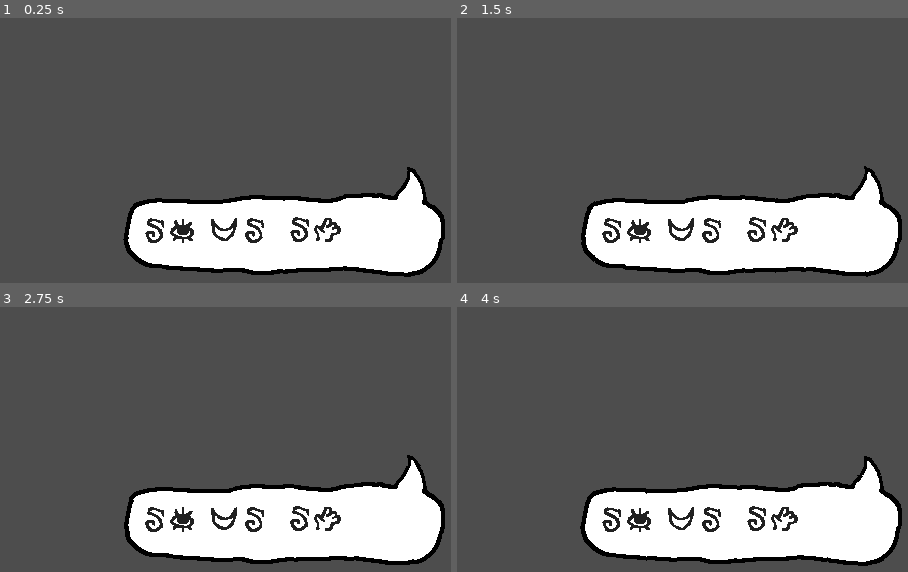
Above: before the commit, frames 1-4 (two rows, left to right).
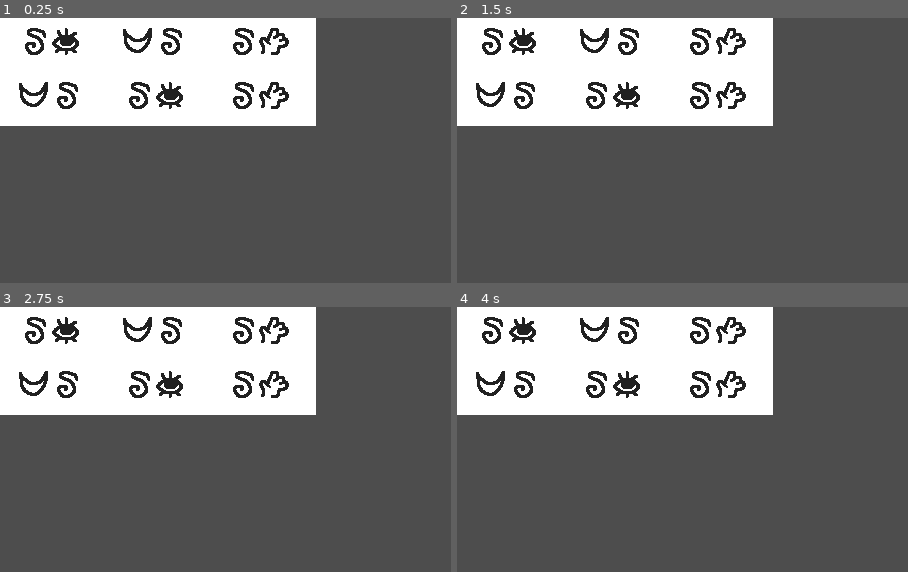
Above: after the commit, the same moments.

Repository: hryspider/GGJ-Committee-Team26
Game: Godot game, scene res://objects/speech_bubble.tscn
The game is run twice, just before and just after one commit, with the same random seed, the same clock (stepped at 60 frames per second) and the same inputs. This scene is started directly instead of the project's main scene.
Inputs (mouse positions are in pixels of both pictures, inside the frame that each line leads up to):
- Up to frame 1 (0.25 s): no input
- Up to frame 2 (1.5 s): tap Enter at 0.5 s; move the mouse to (804, 139) at 0.52 s; hold D (right) 0.53-1.28 s; click (804, 139) at 0.6 s; move the mouse to (601, 166) at 1.27 s; hold S (down) from 1.28 s (still down); tap E (interact) at 1.35 s
- Up to frame 3 (2.75 s): move the mouse to (288, 383) at 2.02 s; release S (down) at 2.03 s; hold D (right) from 2.03 s (still down); click (288, 383) at 2.1 s
- Up to frame 4 (4 s): move the mouse to (673, 495) at 2.77 s; release D (right) at 2.78 s; hold W (up) 2.78-3.53 s; tap E (interact) at 2.85 s; move the mouse to (840, 481) at 3.52 s; hold A (left) from 3.53 s (still down); click (840, 481) at 3.6 s

The runs differ from the first frame. In frame 1, 49% of the frame differs, in the area x 0-99%, y 0-98%; in frame 2, 49%; in frame 3, 49%; in frame 4, 49%.

Commit message:
background

Diff:
--- a/main.tscn
+++ b/main.tscn
@@ -1,9 +1,17 @@
 [gd_scene format=3 uid="uid://cvdnahnj0najw"]
 
 [ext_resource type="Texture2D" uid="uid://cffw8us0a351b" path="res://glorp.webp" id="1_ig7tw"]
+[ext_resource type="Material" uid="uid://0sfqatycqqod" path="res://shaders/background_material.tres" id="3_1bvp3"]
 [ext_resource type="Script" path="res://character_body_2d.gd" id="3_h2yge"]
+[ext_resource type="Texture2D" uid="uid://bd5fywco1xi42" path="res://images/ui/white_background.png" id="4_1bvp3"]
 
-[node name="Node2D" type="Node2D" unique_id=108416939]
+[node name="Node2D" type="Control" unique_id=947331922]
+layout_mode = 3
+anchors_preset = 15
+anchor_right = 1.0
+anchor_bottom = 1.0
+grow_horizontal = 2
+grow_vertical = 2
 
 [node name="CharacterBody2D" type="CharacterBody2D" parent="." unique_id=565222465]
 position = Vector2(220.00002, 89.99999)
@@ -15,3 +23,14 @@
 texture = ExtResource("1_ig7tw")
 
 [node name="Glorphouse" type="AudioStreamPlayer" parent="." unique_id=836130205]
+
+[node name="TextureRect" type="TextureRect" parent="." unique_id=1853846311]
+material = ExtResource("3_1bvp3")
+instance_shader_parameters/secondary_color = Color(0.4811349, 0.79775643, 0.90864927, 1)
+layout_mode = 1
+anchors_preset = 15
+anchor_right = 1.0
+anchor_bottom = 1.0
+grow_horizontal = 2
+grow_vertical = 2
+texture = ExtResource("4_1bvp3")
--- a/objects/rune.tscn
+++ b/objects/rune.tscn
@@ -17,6 +17,7 @@
 font_color = Color(0.9137255, 0.5294118, 0.30588236, 1)
 
 [node name="Rune" type="Control" unique_id=1261957074]
+custom_minimum_size = Vector2(100, 50)
 layout_mode = 3
 anchors_preset = 0
 scale = Vector2(0.8, 0.8)
@@ -26,8 +27,7 @@
 [node name="RuneLabel" type="Label" parent="." unique_id=1947407639]
 material = ExtResource("4_ru05i")
 instance_shader_parameters/localjitterscale = 2.5
-layout_mode = 1
-anchors_preset = 8
+layout_mode = 0
 anchor_left = 0.5
 anchor_top = 0.5
 anchor_right = 0.5
@@ -47,8 +47,7 @@
 material = ExtResource("4_ru05i")
 instance_shader_parameters/color = Color(0, 0, 0, 1)
 instance_shader_parameters/localjitterscale = 2.5
-layout_mode = 1
-anchors_preset = 8
+layout_mode = 0
 anchor_left = 0.5
 anchor_top = 0.5
 anchor_right = 0.5
--- a/objects/speech_bubble.gd
+++ b/objects/speech_bubble.gd
@@ -1,16 +1,16 @@
 extends TextureRect
 
-@onready var runes := [$Control/Rune1, $Control/Rune2, $Control/Rune3, $Control/Rune4]
+@onready var runes := [$Control/Rune1, $Control/Rune2, $Control/Rune3, $Control/Rune4, $Control/Rune5, $Control/Rune6]
 var words = []
 
 # Called when the node enters the scene tree for the first time.
 func _ready() -> void:
-	set_text("me want food")
+	set_text("me want food want me food")
 	set_instance_shader_parameter("color", Color.WHITE)
 
 func set_text(new_text):
-	words = new_text.split(" ",false,4)
-	for i in range(4):
+	words = new_text.split(" ",false,len(runes))
+	for i in range(len(runes)):
 		if i < len(words):
 			var w = words[i]
 			runes[i].set_rune_text(LangaugeGlobals.english_to_gleep[w])
@@ -20,7 +20,7 @@
 	refresh_text()
 
 func refresh_text():
-	for i in range(4):
+	for i in range(len(runes)):
 		if i < len(words):
 			var new_text = LangaugeGlobals.player_dictionary.get(runes[i].get_rune_text(), "")
 			if new_text: runes[i].set_text_overlay(new_text)
--- a/objects/speech_bubble.tscn
+++ b/objects/speech_bubble.tscn
@@ -1,8 +1,8 @@
 [gd_scene format=3 uid="uid://c0n0vbdml0yvr"]
 
-[ext_resource type="Texture2D" uid="uid://b2r31vut8s8wn" path="res://images/ui/speech_bubble_the_long_way.png" id="1_1jhtw"]
 [ext_resource type="Shader" uid="uid://btxr4e7dfnmlk" path="res://shaders/pixel_jitter.gdshader" id="1_l3rl6"]
 [ext_resource type="PackedScene" uid="uid://5l0cney3hjrd" path="res://objects/rune.tscn" id="2_l3rl6"]
+[ext_resource type="Texture2D" uid="uid://d2f2qelp2eopa" path="res://images/ui/white_textbox.png" id="2_tigkg"]
 [ext_resource type="Script" uid="uid://di3xm10lmgwvf" path="res://objects/speech_bubble.gd" id="3_tigkg"]
 
 [sub_resource type="ShaderMaterial" id="ShaderMaterial_tigkg"]
@@ -13,62 +13,60 @@
 anchors_preset = 15
 anchor_right = 1.0
 anchor_bottom = 1.0
+offset_right = -164.0
+offset_bottom = -162.0
 grow_horizontal = 2
 grow_vertical = 2
-texture = ExtResource("1_1jhtw")
+texture = ExtResource("2_tigkg")
 expand_mode = 1
 script = ExtResource("3_tigkg")
 
-[node name="Control" type="Control" parent="." unique_id=2139076965]
-anchors_preset = 0
-offset_left = 140.0
-offset_top = 189.0
-offset_right = 180.0
-offset_bottom = 229.0
+[node name="Control" type="GridContainer" parent="." unique_id=285124860]
+layout_mode = 1
+anchors_preset = 15
+anchor_right = 1.0
+anchor_bottom = 1.0
+grow_horizontal = 2
+grow_vertical = 2
+columns = 3
 
 [node name="Rune1" parent="Control" unique_id=286204624 instance=ExtResource("2_l3rl6")]
-layout_mode = 0
-offset_left = 28.0
-offset_top = 25.0
-offset_right = 28.0
-offset_bottom = 25.0
-scale = Vector2(0.9, 0.9)
+layout_mode = 2
 rune_color = Color(0.12955844, 0.12955847, 0.12955844, 1)
 rune_color_faded = Color(0.8132577, 0.81325775, 0.8132574, 1)
 default_rune_text = "ab"
 
 [node name="Rune2" parent="Control" unique_id=1261957074 instance=ExtResource("2_l3rl6")]
-layout_mode = 0
-offset_left = 99.0
-offset_top = 25.0
-offset_right = 99.0
-offset_bottom = 25.0
-scale = Vector2(0.9, 0.9)
+layout_mode = 2
 rune_color = Color(0.12955844, 0.12955847, 0.12955844, 1)
 rune_color_faded = Color(0.8132577, 0.81325775, 0.8132574, 1)
 default_label_text = "goodbye"
 default_rune_text = "dc"
 
 [node name="Rune3" parent="Control" unique_id=136487217 instance=ExtResource("2_l3rl6")]
-layout_mode = 0
-offset_left = 173.0
-offset_top = 24.0
-offset_right = 173.0
-offset_bottom = 24.0
-scale = Vector2(0.9, 0.9)
+layout_mode = 2
 rune_color = Color(0.12955844, 0.12955847, 0.12955844, 1)
 rune_color_faded = Color(0.8132577, 0.81325775, 0.8132574, 1)
 default_label_text = "goodbye"
 default_rune_text = "dc"
 
 [node name="Rune4" parent="Control" unique_id=787395564 instance=ExtResource("2_l3rl6")]
-layout_mode = 0
-offset_left = 246.0
-offset_top = 23.0
-offset_right = 246.0
-offset_bottom = 23.0
-scale = Vector2(0.9, 0.9)
+layout_mode = 2
 rune_color = Color(0.12955844, 0.12955847, 0.12955844, 1)
 rune_color_faded = Color(0.8132577, 0.81325775, 0.8132574, 1)
 default_label_text = "goodbye"
 default_rune_text = "dc"
+
+[node name="Rune5" parent="Control" unique_id=1275164979 instance=ExtResource("2_l3rl6")]
+layout_mode = 2
+rune_color = Color(0.12955844, 0.12955847, 0.12955844, 1)
+rune_color_faded = Color(0.8132577, 0.81325775, 0.8132574, 1)
+default_label_text = "goodbye"
+default_rune_text = "dc"
+
+[node name="Rune6" parent="Control" unique_id=881972527 instance=ExtResource("2_l3rl6")]
+layout_mode = 2
+rune_color = Color(0.12955844, 0.12955847, 0.12955844, 1)
+rune_color_faded = Color(0.8132577, 0.81325775, 0.8132574, 1)
+default_label_text = "goodbye"
+default_rune_text = "dc"
--- a/project.godot
+++ b/project.godot
@@ -105,3 +105,15 @@
 "type": "float",
 "value": 1.0
 }
+background_rotation={
+"type": "float",
+"value": 32.0
+}
+background_scale={
+"type": "float",
+"value": 10.0
+}
+background_speed={
+"type": "float",
+"value": 1.0
+}
--- /dev/null
+++ b/shaders/background_material.tres
@@ -0,0 +1,6 @@
+[gd_resource type="ShaderMaterial" format=3 uid="uid://0sfqatycqqod"]
+
+[ext_resource type="Shader" uid="uid://j5qayf1eov70" path="res://shaders/background_pattern.gdshader" id="1_lpcxm"]
+
+[resource]
+shader = ExtResource("1_lpcxm")
--- /dev/null
+++ b/shaders/background_pattern.gdshader
@@ -0,0 +1,42 @@
+shader_type canvas_item;
+
+global uniform float background_rotation;
+global uniform float background_scale;
+global uniform float background_speed;
+global uniform float jitterscale;
+global uniform float jitterrate;
+global uniform float jitterstrength;
+instance uniform vec4 primary_color : source_color = vec4(0.424, 0.754, 0.852, 1.);
+instance uniform vec4 secondary_color : source_color = vec4(0.397, 0.595, 0.901, 1.);
+
+vec2 rotate(vec2 uv, vec2 pivot, float angle)
+{
+	mat2 rotation = mat2(vec2(sin(angle), -cos(angle)),
+						vec2(cos(angle), sin(angle)));
+
+	uv -= pivot;
+	uv = uv * rotation;
+	uv += pivot;
+	return uv;
+}
+
+
+void vertex() {
+	// Called for every vertex the material is visible on.
+}
+
+void fragment() {
+	vec2 pixel_coord = UV / TEXTURE_PIXEL_SIZE + vec2(4., 3.) * TIME;
+	vec2 rotated_pixcoord = rotate(pixel_coord, vec2(0.,0.), radians(background_rotation));
+	vec2 closest_grid = round(rotated_pixcoord / background_scale) * background_scale;
+	float dist = distance(rotated_pixcoord, closest_grid);
+	COLOR = mix(primary_color, secondary_color, step(0., sin((dist + TIME) * background_speed)));
+	//COLOR = vec4(dist, 1., 1., 1.);
+	//COLOR = vec4(distance(rotateduv, nearest_gridpoint) * background_scale * 2., 0., 0., 1.);
+	// Called for every pixel the material is visible on.
+}
+
+//void light() {
+//	// Called for every pixel for every light affecting the material.
+//	// Uncomment to replace the default light processing function with this one.
+//}
Binary file added: images/ui/white_background.png
Not shown, added: images/ui/white_background.png.import
Binary file added: images/ui/white_textbox.png
Not shown, added: images/ui/white_textbox.png.import
Not shown, added: shaders/background_pattern.gdshader.uid
